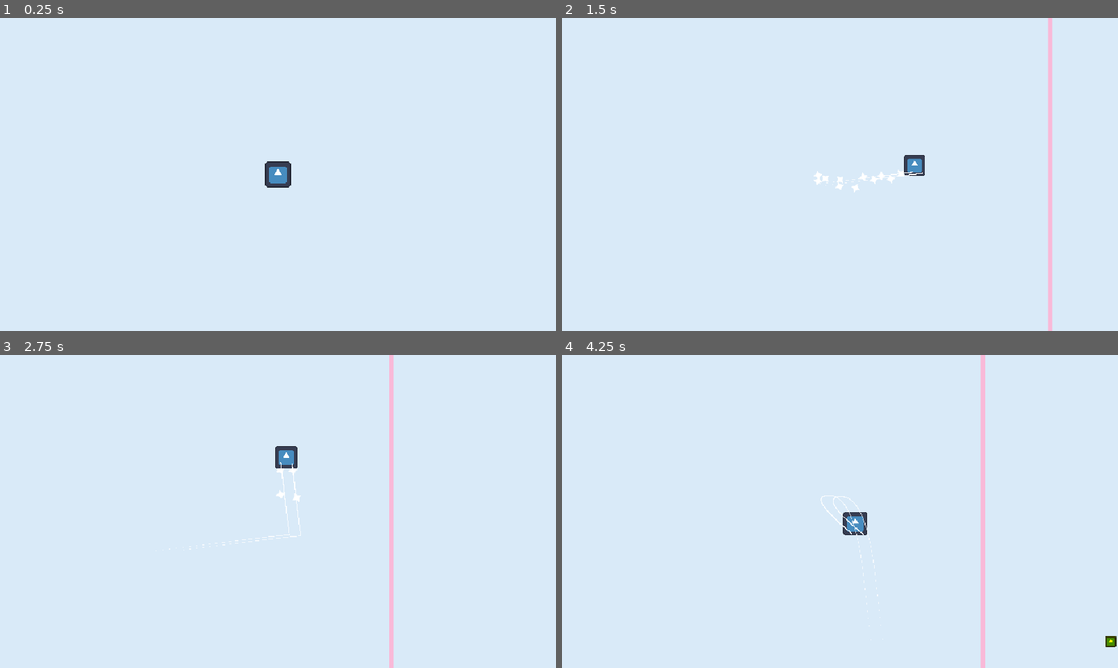
Above: before the commit, frames 1-4 (two rows, left to right).
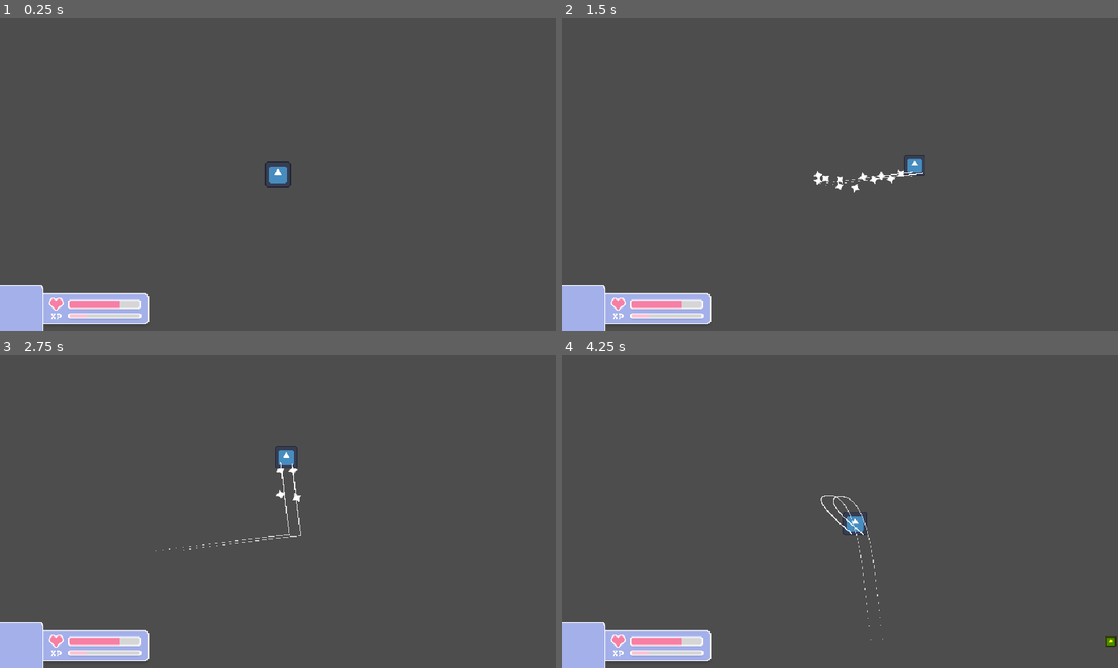
Above: after the commit, the same moments.

Repository: JLwuw/otter-jam
Game: Godot game, scene res://Scenes/gameplay_test.tscn
The game is run twice, just before and just after one commit, with the same random seed, the same clock (stepped at 60 frames per second) and the same inputs. The engine's default icon, where the game draws it, is replaced by a stand-in: a white triangle on a blue panel in a dark square.
Inputs (mouse positions are in pixels of both pictures, inside the frame that each line leads up to):
- Up to frame 1 (0.25 s): no input
- Up to frame 2 (1.5 s): tap Enter at 0.5 s; move the mouse to (962, 158) at 0.52 s; press the mouse at (962, 158) at 0.53 s; move the mouse to (728, 190) at 1.27 s; release the mouse at (728, 190) at 1.28 s; click (728, 190) at 1.35 s
- Up to frame 3 (2.75 s): move the mouse to (333, 442) at 2.02 s; press the mouse at (333, 442) at 2.03 s
- Up to frame 4 (4.25 s): move the mouse to (812, 574) at 2.77 s; release the mouse at (812, 574) at 2.78 s; click (812, 574) at 2.85 s; move the mouse to (1006, 558) at 3.52 s; press the mouse at (1006, 558) at 3.53 s

The runs differ from the first frame. In frame 1, 99% of the frame differs, in the area x 0-100%, y 0-100%; in frame 2, 99%; in frame 3, 99%; in frame 4, 99%.

Commit message:
ui assets and ready to implement bars

Diff:
--- a/Scenes/gameplay_test.tscn
+++ b/Scenes/gameplay_test.tscn
@@ -1,15 +1,93 @@
 [gd_scene format=3 uid="uid://b6echlk833f2a"]
 
-[ext_resource type="Script" path="res://Scenes/gameplay_test.gd" id="1_2okw4"]
 [ext_resource type="PackedScene" uid="uid://bttw28xgext45" path="res://Scenes/Player/player.tscn" id="1_6kpuu"]
+[ext_resource type="Texture2D" uid="uid://b8yukr88p8t1c" path="res://Graphics/UI/Bars Box.png" id="1_6nxcd"]
+[ext_resource type="Texture2D" uid="uid://bj7w1si78q6gg" path="res://Graphics/UI/Character Box.png" id="1_n6585"]
+[ext_resource type="Texture2D" uid="uid://4src10pkqshk" path="res://Graphics/UI/Life Icon.png" id="3_2okw4"]
+[ext_resource type="Texture2D" uid="uid://dcbb6egq48r5h" path="res://Graphics/UI/XP Icon.png" id="4_gtphy"]
+[ext_resource type="Texture2D" uid="uid://7kvuic2ffbek" path="res://Graphics/UI/Life Bar Under.png" id="5_5q62e"]
 [ext_resource type="PackedScene" uid="uid://6samdck1tc8k" path="res://Scenes/rink.tscn" id="5_6nxcd"]
+[ext_resource type="Texture2D" uid="uid://dcwhsfj8iitl7" path="res://Graphics/UI/Life Bar Over.png" id="6_f1xxd"]
 [ext_resource type="PackedScene" uid="uid://ba3g0t5t2s4lx" path="res://Scenes/enemy_spawner.tscn" id="6_gtphy"]
+[ext_resource type="Texture2D" uid="uid://dejxcaituiw16" path="res://Graphics/UI/Life Bar Progress.png" id="7_eh7ec"]
+[ext_resource type="Texture2D" uid="uid://dip6o5exswevy" path="res://Graphics/UI/XP Bar Under.png" id="8_kpd0n"]
+[ext_resource type="Texture2D" uid="uid://cr61j1776lcpj" path="res://Graphics/UI/XP Bar Over.png" id="9_vuhfc"]
+[ext_resource type="Texture2D" uid="uid://mf151ptjbbbm" path="res://Graphics/UI/XP Bar Progress.png" id="10_wl76b"]
 
 [node name="GameplayTest" type="Node2D" unique_id=1958848919]
-script = ExtResource("1_2okw4")
+
+[node name="UI" type="CanvasLayer" parent="." unique_id=933685181]
+
+[node name="RootUI" type="Control" parent="UI" unique_id=1384101688]
+layout_mode = 3
+anchors_preset = 0
+offset_right = 960.0
+offset_bottom = 540.0
+
+[node name="PlayerInfo" type="Control" parent="UI/RootUI" unique_id=1256276337]
+anchors_preset = 0
+offset_top = 436.0
+offset_right = 664.99994
+offset_bottom = 696.0
+scale = Vector2(0.4, 0.4)
+
+[node name="BarsBox" type="TextureRect" parent="UI/RootUI/PlayerInfo" unique_id=1422941206]
+layout_mode = 0
+offset_left = 78.500015
+offset_top = 88.50003
+offset_right = 660.5
+offset_bottom = 248.50003
+texture = ExtResource("1_6nxcd")
+
+[node name="CharacterBox" type="TextureRect" parent="UI/RootUI/PlayerInfo" unique_id=1253607656]
+layout_mode = 1
+anchors_preset = -1
+offset_top = 54.5
+offset_right = 203.0
+offset_bottom = 259.5
+texture = ExtResource("1_n6585")
+
+[node name="IconsCol" type="VBoxContainer" parent="UI/RootUI/PlayerInfo" unique_id=260804915]
+layout_mode = 0
+offset_left = 200.5
+offset_top = 112.5
+offset_right = 283.50003
+offset_bottom = 215.0
+
+[node name="LifeIcon" type="TextureRect" parent="UI/RootUI/PlayerInfo/IconsCol" unique_id=640860895]
+layout_mode = 2
+texture = ExtResource("3_2okw4")
+
+[node name="TextureRect" type="TextureRect" parent="UI/RootUI/PlayerInfo/IconsCol" unique_id=248431270]
+layout_mode = 2
+texture = ExtResource("4_gtphy")
+
+[node name="BarsCol" type="VBoxContainer" parent="UI/RootUI/PlayerInfo" unique_id=1610906567]
+layout_mode = 0
+offset_left = 290.0
+offset_top = 120.0
+offset_right = 633.0
+offset_bottom = 229.0
+theme_override_constants/separation = -2
+
+[node name="LifeBar" type="TextureProgressBar" parent="UI/RootUI/PlayerInfo/BarsCol" unique_id=1407275385]
+layout_mode = 2
+max_value = 3.0
+value = 2.0
+texture_under = ExtResource("5_5q62e")
+texture_over = ExtResource("6_f1xxd")
+texture_progress = ExtResource("7_eh7ec")
+
+[node name="XPBar" type="TextureProgressBar" parent="UI/RootUI/PlayerInfo/BarsCol" unique_id=1990581771]
+layout_mode = 2
+value = 25.0
+texture_under = ExtResource("8_kpd0n")
+texture_over = ExtResource("9_vuhfc")
+texture_progress = ExtResource("10_wl76b")
 
 [node name="Rink" parent="." unique_id=487660221 instance=ExtResource("5_6nxcd")]
-position = Vector2(-3078, -1937)
+visible = false
+position = Vector2(-3086, -1935)
 
 [node name="Player" parent="." unique_id=2009590095 instance=ExtResource("1_6kpuu")]
 position = Vector2(-6, 130)
--- a/Scripts/Player/player.gd
+++ b/Scripts/Player/player.gd
@@ -27,6 +27,10 @@
 var shoot_timer: float = 0.0
 @onready var current_health: int = max_health
 var invuln_timer: float = 0
+
+# Para progress bar en UI
+signal health_changed(current: int, maximum: int)
+signal xp_changed(current: int, maximum: int)
 
 func _input(event: InputEvent) -> void:
 	if event.is_action_pressed("leftClick"):
@@ -91,6 +95,7 @@
 	if invuln_timer > 0: return
 	print("Taking damage!")
 	current_health -= amount
+	health_changed.emit(current_health, max_health)  # UI
 	if current_health <= 0: die()
 	invuln_timer = invuln_time
 
Binary file added: Graphics/UI/Bars Box.png
Not shown, added: Graphics/UI/Bars Box.png.import
Binary file added: Graphics/UI/Character Box.png
Not shown, added: Graphics/UI/Character Box.png.import
Binary file added: Graphics/UI/Character-Box.png
Not shown, added: Graphics/UI/Character-Box.png.import
Binary file added: Graphics/UI/Life Bar Over.png
Not shown, added: Graphics/UI/Life Bar Over.png.import
Binary file added: Graphics/UI/Life Bar Progress.png
Not shown, added: Graphics/UI/Life Bar Progress.png.import
Binary file added: Graphics/UI/Life Bar Under.png
Not shown, added: Graphics/UI/Life Bar Under.png.import
(and 16 more such lines)
